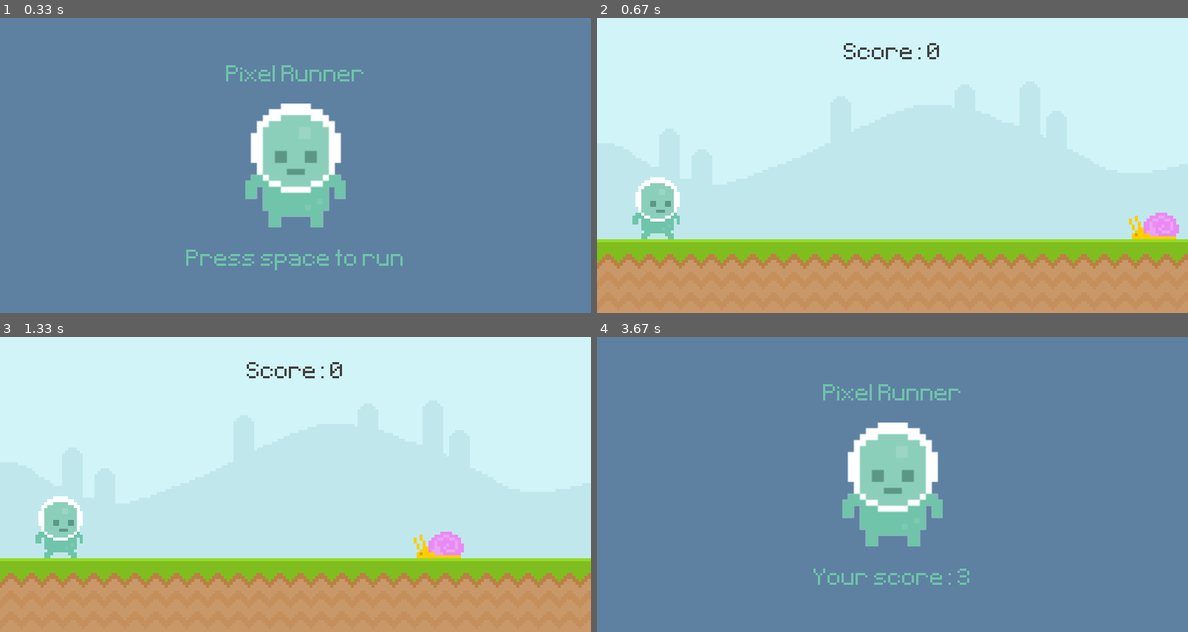
Above: before the commit, frames 1-4 (two rows, left to right).
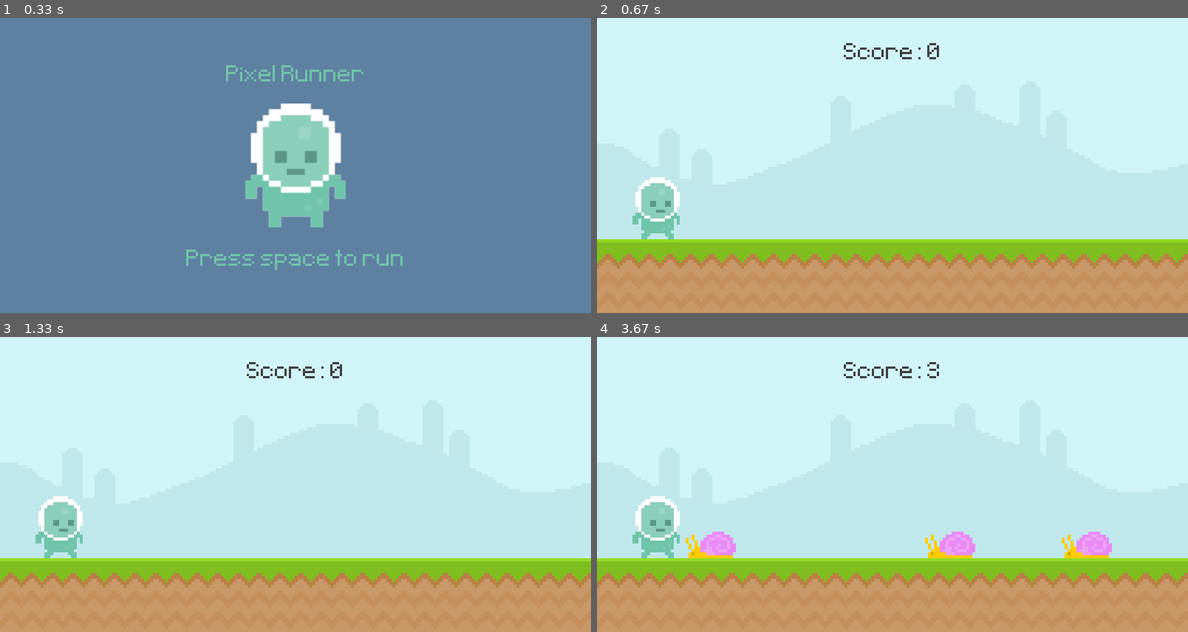
Above: after the commit, the same moments.

Repository: MadMax8930/pygame_runner
Game: pygame game, started from main.py
Same seed, same stepped clock (60 frames per second), same inputs: the game is played once before the commit and once after it.
Inputs:
- Up to frame 1 (0.33 s): no input
- Up to frame 2 (0.67 s): tap Space at 0.33 s
- Up to frame 3 (1.33 s): tap Space at 0.67, 1.07 s
- Up to frame 4 (3.67 s): tap Space at 1.37, 1.9, 2.2, 2.97 s

Frame 1 is identical in both runs. In frame 2, 0.6% of the frame differs, in the area x 90-99%, y 66-75%; in frame 3, 0.6%; in frame 4, 100%, in the area x 0-100%, y 0-100%.

Commit message:
obstacle list

Diff:
--- a/main.py
+++ b/main.py
@@ -1,5 +1,6 @@
 import pygame
 from sys import exit
+from random import randint
 
 pygame.init()
 screen = pygame.display.set_mode((800, 400))
@@ -10,16 +11,21 @@
 start_time = 0
 score = 0
 
-# Game screen making
+# Game screen
 sky_surface = pygame.image.load('graphics/sky.png').convert()
 ground_surface = pygame.image.load('graphics/ground.png').convert()
+
+# Obstacles
 snail_surface = pygame.image.load('graphics/snail/snail1.png').convert_alpha()
 snail_rectangle = snail_surface.get_rect(bottomright= (600, 300))
+obstacle_list = []
+
+# Player
 player_surface = pygame.image.load('graphics/player/player_walk_1.png').convert_alpha()
 player_rectangle = player_surface.get_rect(midbottom= (80, 300))
 player_gravity = 0
 
-# Intro screen making
+# Intro screen
 player_stand = pygame.image.load('graphics/player/player_stand.png').convert_alpha()
 player_stand = pygame.transform.rotozoom(player_stand, 0, 2) # overwritten
 player_stand_rectangle = player_stand.get_rect(center= (400, 200))
@@ -27,6 +33,18 @@
 game_name_rectangle = game_name.get_rect(center= (400, 80))
 game_info = my_font.render('Press space to run', False, (111, 196, 169))
 game_info_rectangle = game_info.get_rect(center= (400, 330))
+
+# Timer
+obstacle_timer = pygame.USEREVENT + 1 # avoid conflicts
+pygame.time.set_timer(obstacle_timer, 900)
+
+def obstacle_movement(obs_list):
+   if obs_list:
+      for obs_rect in obs_list:
+         obs_rect.x -= 5
+         screen.blit(snail_surface, obs_rect)
+      return obs_list
+   else: return []
 
 def display_score():
    current_time = (pygame.time.get_ticks() - start_time) // 1000
@@ -48,6 +66,9 @@
          if event.type == pygame.KEYDOWN:
             if event.key == pygame.K_SPACE and player_rectangle.bottom >= 300:
                   player_gravity = -20
+         if event.type == obstacle_timer: # spawn obstacles
+            obstacle_list.append(snail_surface.get_rect(bottomright= (randint(900, 1100), 300)))
+
       else:
          if event.type == pygame.KEYDOWN and event.key == pygame.K_SPACE:
             game_active = True
@@ -61,15 +82,18 @@
       score = display_score()
 
       # Snail
-      snail_rectangle.x -= 4
-      if snail_rectangle.right < 0: snail_rectangle.left = 800
-      screen.blit(snail_surface, snail_rectangle)
+      # snail_rectangle.x -= 4
+      # if snail_rectangle.right < 0: snail_rectangle.left = 800
+      # screen.blit(snail_surface, snail_rectangle)
 
       # Player
       player_gravity += 1
       player_rectangle.y += player_gravity
       if player_rectangle.bottom >= 300: player_rectangle.bottom = 300
       screen.blit(player_surface, player_rectangle)
+
+      # Obstacle movement
+      obstacle_list = obstacle_movement(obstacle_list)
 
       # Collision
       if snail_rectangle.colliderect(player_rectangle): game_active = False
